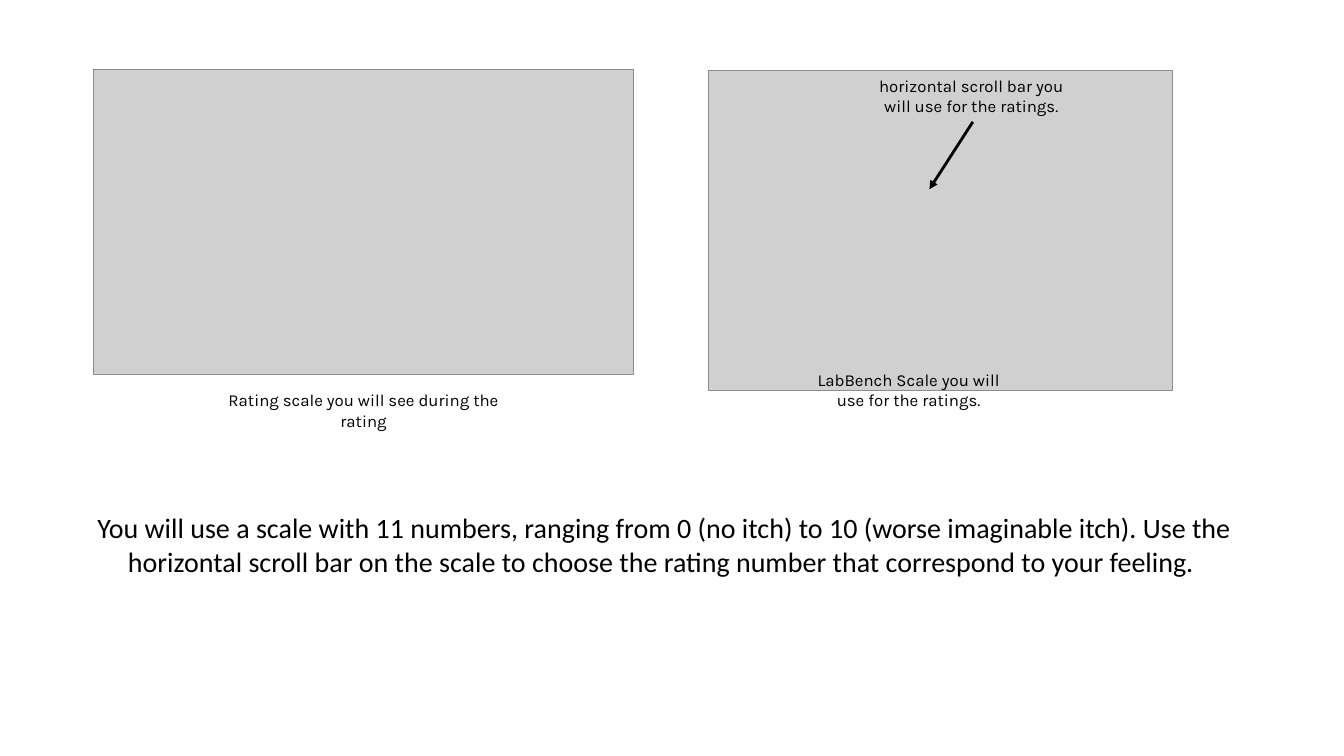
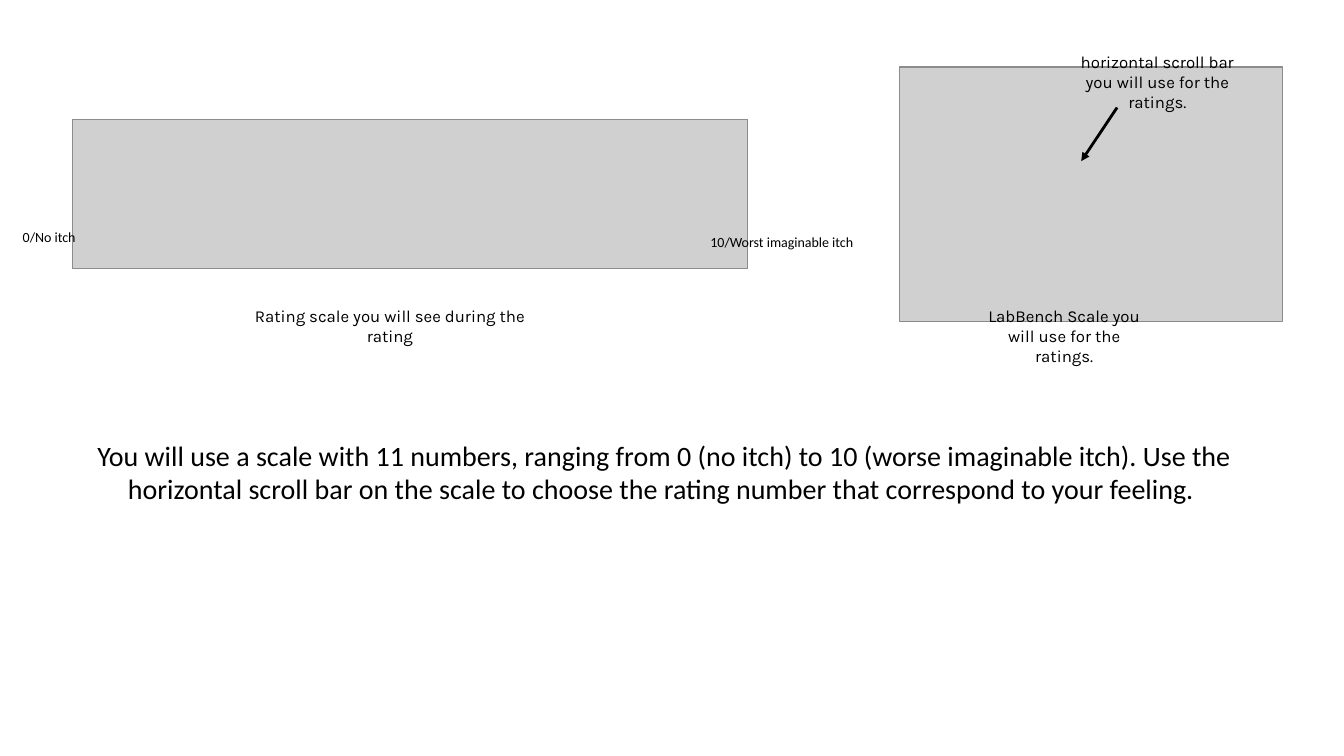
Before and after one commit to LabBench-Society/Protocols, a slide deck: slide 1 of docs/alloknesisDemo/Images.pptx. Drawn at 1344x756 pixels with LibreOffice and Linux fonts; fonts in the diff are those of the drawing; grey boxes stand for pictures. Boxes give left, top, right and bottom in pixels: in the first picture for what was removed or moved away, otherwise in the second. Text is boxed around its words. In the diff, an @@ line names an element or a change of style, - is before the commit and + after.

```diff
--- a/docs/alloknesisDemo/Images.pptx
+++ b/docs/alloknesisDemo/Images.pptx
@@ text "horizontal scroll bar you will ..." rewrapped from [879,80,1063,116] to [1081,53,1234,112] @@
@@ picture removed at [93,70,634,375] @@
@@ picture: place and size @@
-picture at [709,71,1173,390]
+picture at [899,68,1282,322]
@@ arrow moved from (973, 122) - (930, 190) to (1117, 108) - (1082, 161) @@
@@ picture added at [73,120,747,269] @@
@@ text added at [23,230,76,246], 10 pt, text #000000 @@
+0/No itch
@@ text added at [710,235,853,251], 10 pt, text #000000 @@
+10/Worst imaginable itch
@@ text "Rating scale you will see ...": place and size @@
-text "Rating scale you will see ..." at [228,394,498,431]
+text "Rating scale you will see ..." at [255,310,525,346]
@@ text "LabBench Scale you will use ..." rewrapped from [818,374,1000,410] to [988,310,1140,366] @@
@@ text "You will use a scale ...": place and size @@
-text "You will use a scale ..." at [97,517,1230,577]
+text "You will use a scale ..." at [97,445,1230,504]
```
Also in this commit, not shown: 1 other slide changed, 1 other file.
